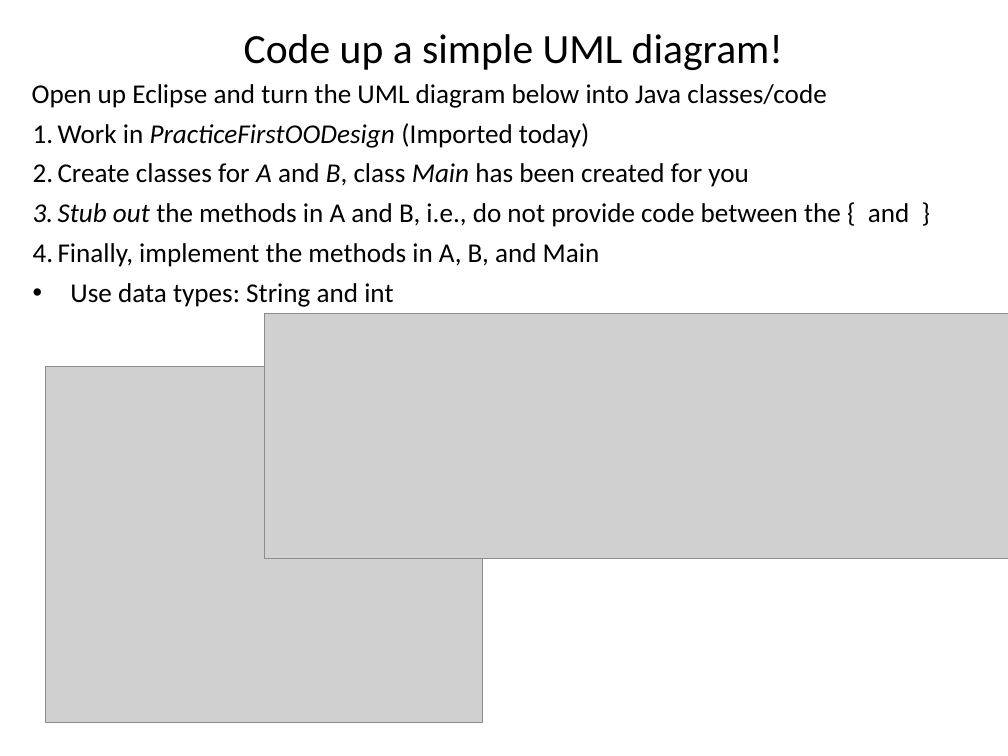
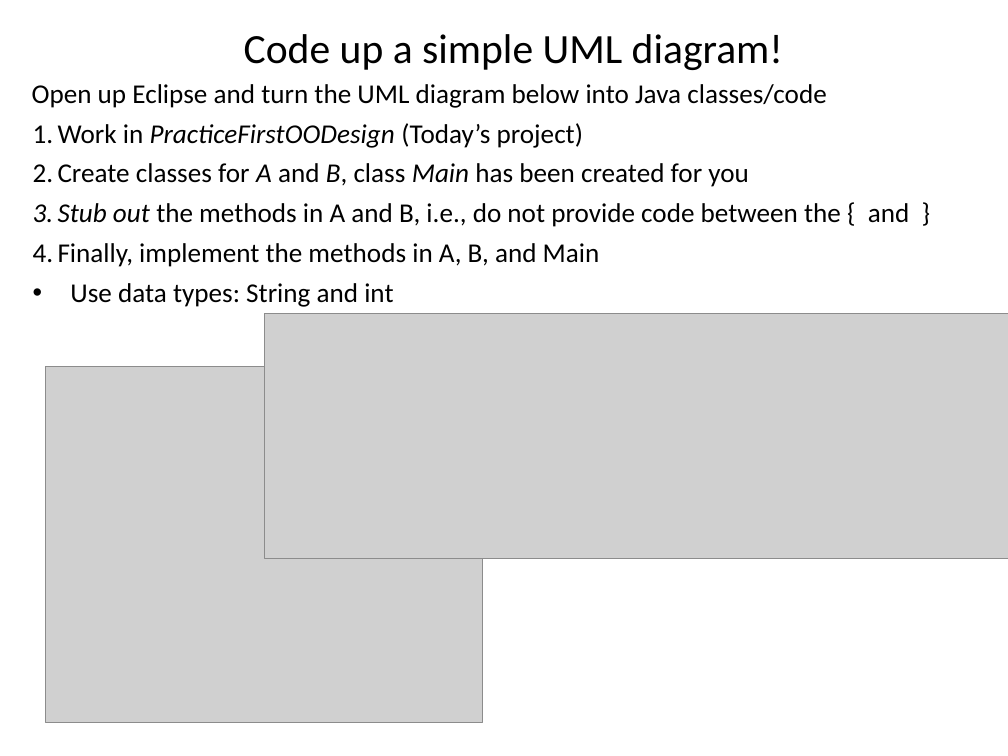
Before and after one commit to RHIT-CSSE/csse220, a slide deck: slide 16 of ClassMaterials/SETechniques/Slides/Part2-SETechniques-UML.pptx (slide 21 before the commit). Drawn at 1008x756 pixels with LibreOffice and Linux fonts; fonts in the diff are those of the drawing; grey boxes stand for pictures. Boxes give left, top, right and bottom in pixels: in the first picture for what was removed or moved away, otherwise in the second. Text is boxed around its words. In the diff, an @@ line names an element or a change of style, - is before the commit and + after.

```diff
--- a/ClassMaterials/SETechniques/Slides/Part2-SETechniques-UML.pptx
+++ b/ClassMaterials/SETechniques/Slides/Part2-SETechniques-UML.pptx
@@ text at (58,123,583,148): text changed @@
-1. Work in PracticeFirstOODesign (Imported today)
+1. Work in PracticeFirstOODesign (Today’s project)
```
Also in this commit, not shown: 2 other slides changed, 4 slides removed, 6 other files.
